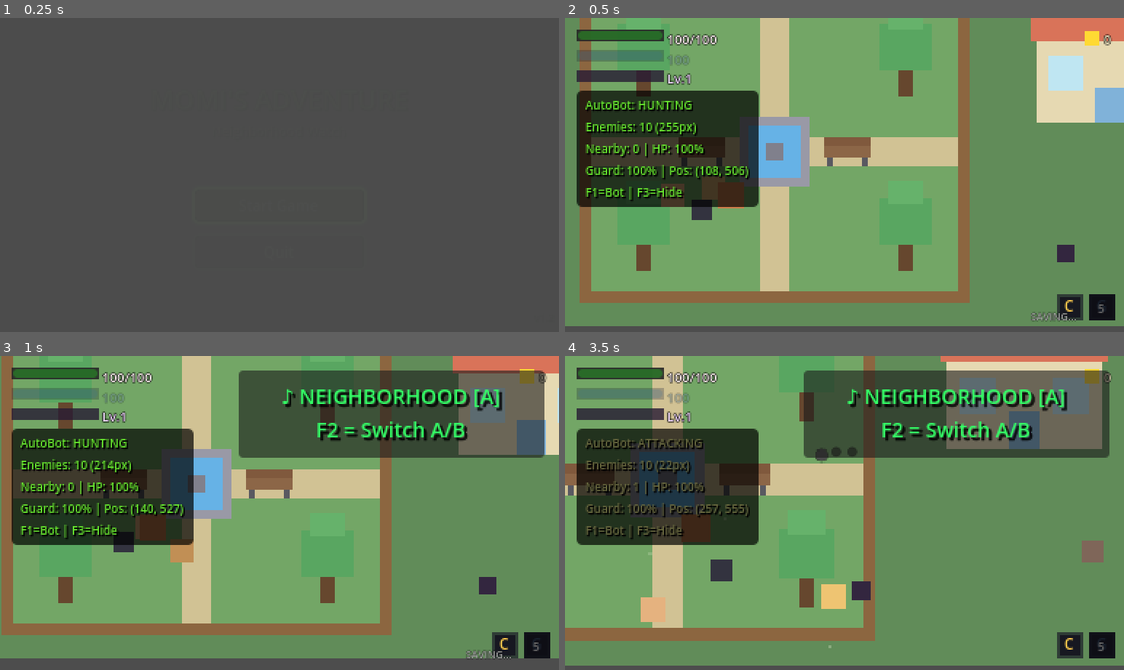
Above: before the commit, frames 1-4 (two rows, left to right).
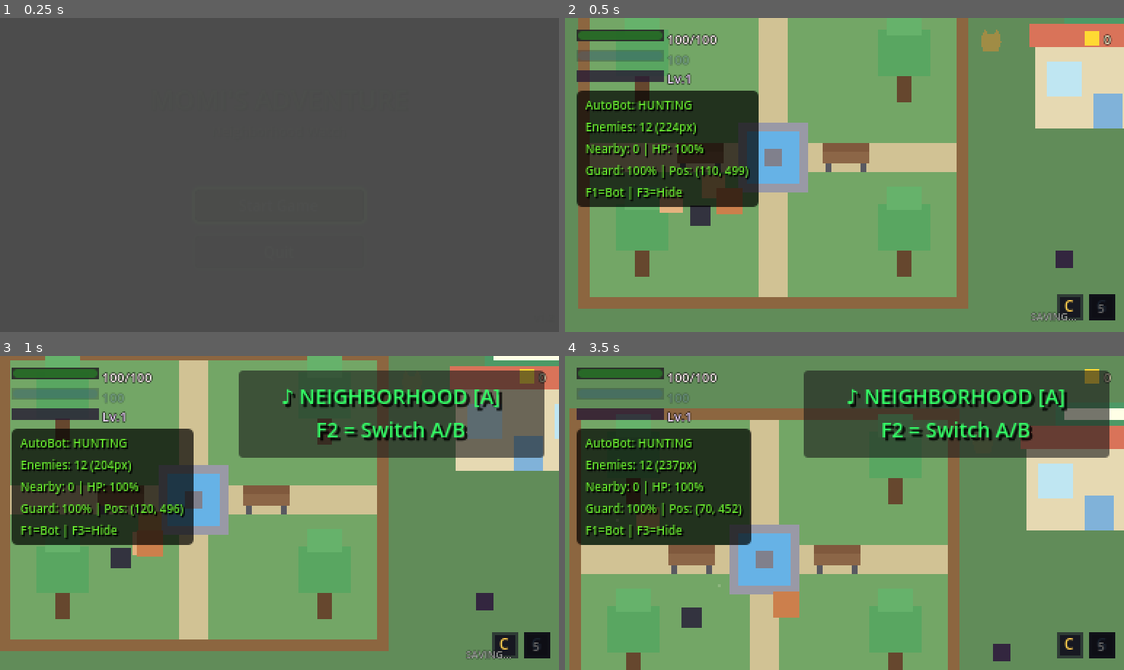
Above: after the commit, the same moments.

Repository: anthonyscry/momi-chronicles
Game: Godot game, scene res://ui/menus/title_screen.tscn
Two runs of this game, one before a commit and one after it. Both use one fixed random seed, a clock stepped at 60 frames per second and the inputs below.
Inputs (mouse positions are in pixels of both pictures, inside the frame that each line leads up to):
- Up to frame 1 (0.25 s): no input
- Up to frame 2 (0.5 s): no input
- Up to frame 3 (1 s): tap Enter (ui_accept) at 0.5, 0.77 s; move the mouse to (402, 497) at 0.52 s; hold D (move_right) from 0.53 s (still down); hold Space (attack) from 0.53 s (still down); click (402, 497) at 0.67 s
- Up to frame 4 (3.5 s): move the mouse to (732, 528) at 1.27 s; release D (move_right) at 1.28 s; release Space (attack) at 1.28 s; hold S (move_down) 1.28-2.03 s; tap V (block) at 1.35 s; tap Enter (ui_accept) at 1.52, 3.02 s; move the mouse to (900, 443) at 2.02 s; hold D (move_right) 2.03-2.78 s; hold Q (cycle_companion) 2.03-2.78 s; move the mouse to (816, 575) at 2.77 s; hold W (move_up) from 2.78 s (still down); tap X (dodge) at 2.85 s; click (816, 575) at 2.92 s

Frame 1 is identical in both runs. In frame 2, 12% of the frame differs, in the area x 0-100%, y 0-100%; in frame 3, 25%; in frame 4, 58%.

Commit message:
feat(17-01): create cat scene and place in neighborhood
- stray_cat.tscn with StateMachine starting at CatStealth
- CapsuleShape2D (radius:5, height:12), detection radius 60
- Hitbox damage:20, all 8 states wired (stealth/idle/patrol/chase/pounce/retreat/hurt/death)
- 2 StrayCat instances in neighborhood: near stores (300,400), near road (550,200)

Diff:
--- /dev/null
+++ b/characters/enemies/stray_cat.tscn
@@ -0,0 +1,106 @@
+[gd_scene load_steps=16 format=3 uid="uid://cat7s3m2p5x8q"]
+
+[ext_resource type="Script" path="res://characters/enemies/stray_cat.gd" id="1_stray_cat"]
+[ext_resource type="Script" path="res://components/state_machine/state_machine.gd" id="2_state_machine"]
+[ext_resource type="Script" path="res://characters/enemies/states/cat_stealth.gd" id="3_cat_stealth"]
+[ext_resource type="Script" path="res://characters/enemies/states/enemy_idle.gd" id="4_idle"]
+[ext_resource type="Script" path="res://characters/enemies/states/enemy_patrol.gd" id="5_patrol"]
+[ext_resource type="Script" path="res://characters/enemies/states/enemy_chase.gd" id="6_chase"]
+[ext_resource type="Script" path="res://characters/enemies/states/cat_pounce.gd" id="7_cat_pounce"]
+[ext_resource type="Script" path="res://characters/enemies/states/cat_retreat.gd" id="8_cat_retreat"]
+[ext_resource type="Script" path="res://characters/enemies/states/enemy_hurt.gd" id="9_hurt"]
+[ext_resource type="Script" path="res://characters/enemies/states/enemy_death.gd" id="10_death"]
+[ext_resource type="Script" path="res://components/hitbox/hitbox.gd" id="11_hitbox"]
+[ext_resource type="Script" path="res://components/hurtbox/hurtbox.gd" id="12_hurtbox"]
+[ext_resource type="Script" path="res://components/health/health_component.gd" id="13_health"]
+
+[sub_resource type="CapsuleShape2D" id="CapsuleShape2D_body"]
+radius = 5.0
+height = 12.0
+
+[sub_resource type="CircleShape2D" id="CircleShape2D_detection"]
+radius = 60.0
+
+[sub_resource type="RectangleShape2D" id="RectangleShape2D_hitbox"]
+size = Vector2(14, 10)
+
+[sub_resource type="CapsuleShape2D" id="CapsuleShape2D_hurtbox"]
+radius = 6.0
+height = 14.0
+
+[node name="StrayCat" type="CharacterBody2D"]
+collision_layer = 4
+collision_mask = 1
+script = ExtResource("1_stray_cat")
+
+[node name="Sprite2D" type="Polygon2D" parent="."]
+color = Color(0.85, 0.55, 0.2, 1)
+polygon = PackedVector2Array(-6, -5, -4, -9, -2, -5, 2, -5, 4, -9, 6, -5, 7, 0, 5, 7, -5, 7, -7, 0)
+
+[node name="CollisionShape2D" type="CollisionShape2D" parent="."]
+position = Vector2(0, 2)
+shape = SubResource("CapsuleShape2D_body")
+
+[node name="AnimationPlayer" type="AnimationPlayer" parent="."]
+
+[node name="StateMachine" type="Node" parent="."]
+script = ExtResource("2_state_machine")
+initial_state_path = NodePath("CatStealth")
+
+[node name="CatStealth" type="Node" parent="StateMachine"]
+script = ExtResource("3_cat_stealth")
+
+[node name="Idle" type="Node" parent="StateMachine"]
+script = ExtResource("4_idle")
+idle_duration = 1.0
+
+[node name="Patrol" type="Node" parent="StateMachine"]
+script = ExtResource("5_patrol")
+
+[node name="Chase" type="Node" parent="StateMachine"]
+script = ExtResource("6_chase")
+
+[node name="CatPounce" type="Node" parent="StateMachine"]
+script = ExtResource("7_cat_pounce")
+
+[node name="CatRetreat" type="Node" parent="StateMachine"]
+script = ExtResource("8_cat_retreat")
+
+[node name="Hurt" type="Node" parent="StateMachine"]
+script = ExtResource("9_hurt")
+
+[node name="Death" type="Node" parent="StateMachine"]
+script = ExtResource("10_death")
+
+[node name="DetectionArea" type="Area2D" parent="."]
+collision_layer = 0
+collision_mask = 2
+
+[node name="CollisionShape2D" type="CollisionShape2D" parent="DetectionArea"]
+shape = SubResource("CircleShape2D_detection")
+
+[node name="Hitbox" type="Area2D" parent="."]
+collision_layer = 128
+collision_mask = 16
+monitoring = false
+monitorable = false
+script = ExtResource("11_hitbox")
+damage = 20
+
+[node name="CollisionShape2D" type="CollisionShape2D" parent="Hitbox"]
+position = Vector2(10, 0)
+shape = SubResource("RectangleShape2D_hitbox")
+disabled = true
+
+[node name="Hurtbox" type="Area2D" parent="."]
+collision_layer = 32
+collision_mask = 64
+script = ExtResource("12_hurtbox")
+
+[node name="CollisionShape2D" type="CollisionShape2D" parent="Hurtbox"]
+position = Vector2(0, 2)
+shape = SubResource("CapsuleShape2D_hurtbox")
+
+[node name="HealthComponent" type="Node" parent="."]
+script = ExtResource("13_health")
+max_health = 30
--- a/world/zones/neighborhood.tscn
+++ b/world/zones/neighborhood.tscn
@@ -9,6 +9,7 @@
 [ext_resource type="PackedScene" uid="uid://cxr7k3m2p5w8q" path="res://ui/menus/pause_menu.tscn" id="7_pause"]
 [ext_resource type="PackedScene" uid="uid://bm5qk2p8x1w7r" path="res://ui/menus/game_over.tscn" id="8_game_over"]
 [ext_resource type="PackedScene" uid="uid://bze7k3m2p5x8q" path="res://components/zone_exit/zone_exit.tscn" id="9_zone_exit"]
+[ext_resource type="PackedScene" uid="uid://cat7s3m2p5x8q" path="res://characters/enemies/stray_cat.tscn" id="10_stray_cat"]
 
 [sub_resource type="RectangleShape2D" id="RectangleShape2D_boundary_h"]
 size = Vector2(800, 16)
@@ -1352,6 +1353,13 @@
 [node name="Crow5" parent="Enemies" instance=ExtResource("5_crow")]
 position = Vector2(350, 550)
 
+;; Stray Cats lurking near stores and road
+[node name="StrayCat1" parent="Enemies" instance=ExtResource("10_stray_cat")]
+position = Vector2(300, 400)
+
+[node name="StrayCat2" parent="Enemies" instance=ExtResource("10_stray_cat")]
+position = Vector2(550, 200)
+
 ;; ============================================================================
 ;; ZONE EXITS
 ;; ============================================================================
Not shown: 1 places in world/zones/neighborhood.tscn that only renumber resources
